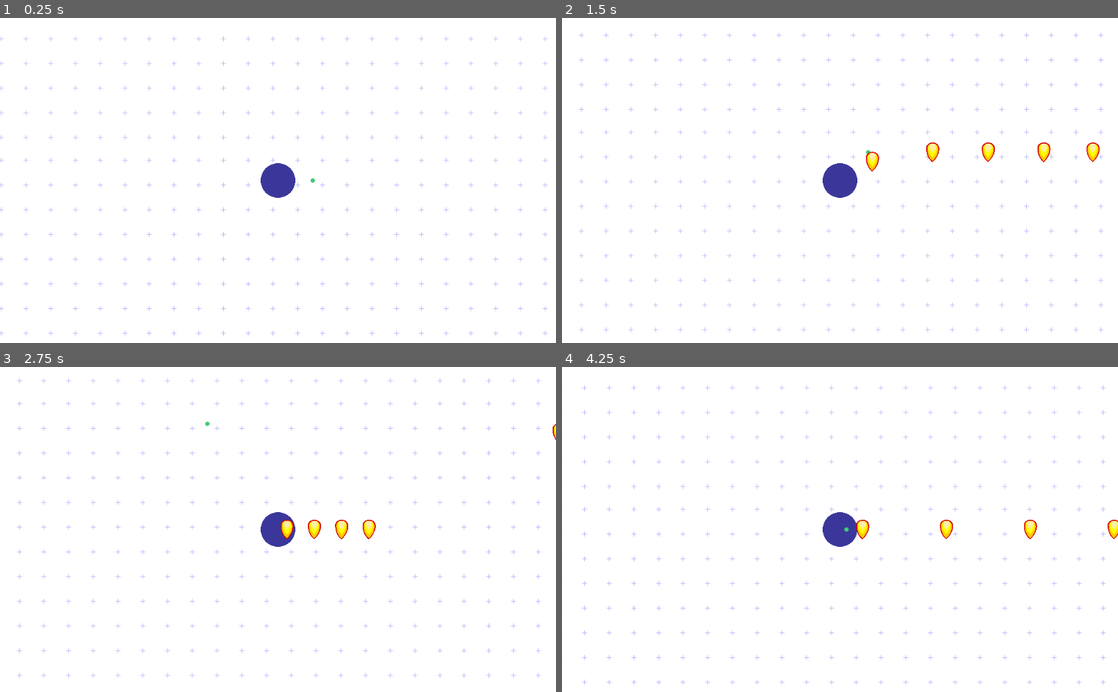
Above: before the commit, frames 1-4 (two rows, left to right).
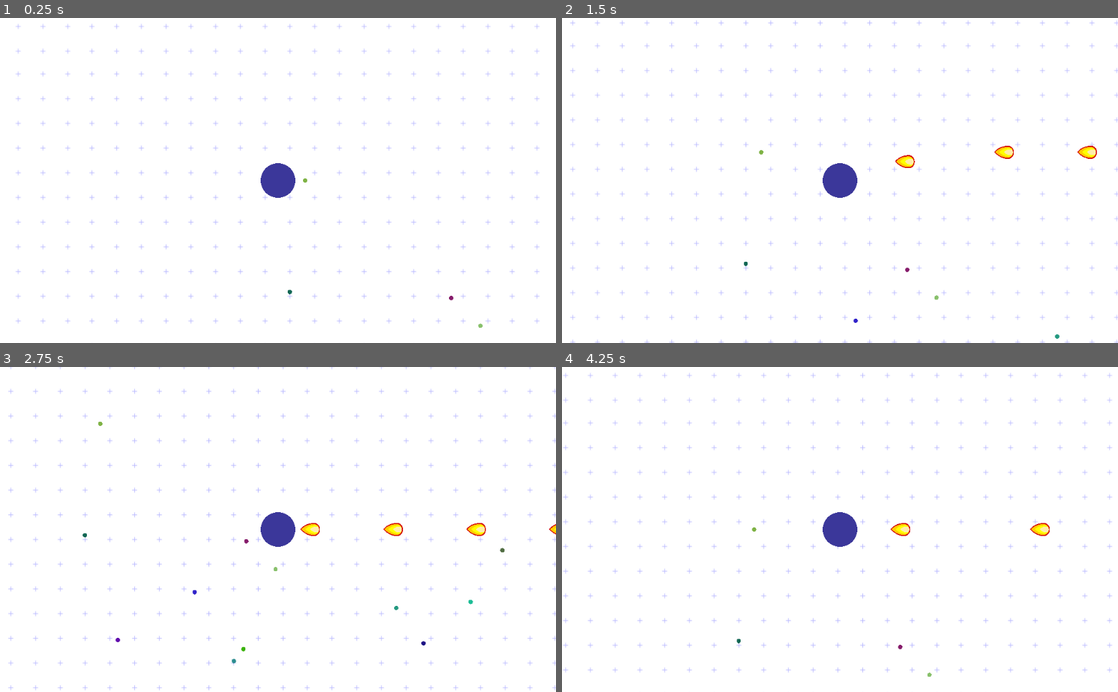
Above: after the commit, the same moments.

Repository: ItsSeaJay/april-2018-convenience-jam
Game: Godot game, scene res://Levels/Main.tscn
The game is run twice, just before and just after one commit, with the same random seed, the same clock (stepped at 60 frames per second) and the same inputs.
Inputs (mouse positions are in pixels of both pictures, inside the frame that each line leads up to):
- Up to frame 1 (0.25 s): no input
- Up to frame 2 (1.5 s): tap Enter at 0.5 s; move the mouse to (962, 164) at 0.52 s; press the mouse at (962, 164) at 0.53 s; hold Right (move_right) 0.53-1.28 s; move the mouse to (728, 196) at 1.27 s; release the mouse at (728, 196) at 1.28 s; hold Down (move_down) from 1.28 s (still down); click (728, 196) at 1.35 s
- Up to frame 3 (2.75 s): move the mouse to (333, 458) at 2.02 s; release Down (move_down) at 2.03 s; press the mouse at (333, 458) at 2.03 s; hold Right (move_right) from 2.03 s (still down)
- Up to frame 4 (4.25 s): move the mouse to (812, 594) at 2.77 s; release Right (move_right) at 2.78 s; release the mouse at (812, 594) at 2.78 s; hold Up (move_up) 2.78-3.53 s; click (812, 594) at 2.85 s; move the mouse to (1006, 578) at 3.52 s; press the mouse at (1006, 578) at 3.53 s; hold Left (move_left) from 3.53 s (still down)

The runs differ from the first frame. In frame 1, 2.5% of the frame differs, in the area x 0-99%, y 1-98%; in frame 2, 3.3%; in frame 3, 3.3%, in the area x 1-100%, y 0-100%; in frame 4, 3.1%.

Commit message:
Fix drawing issue with food and scale hitbox to player radius

Diff:
--- a/April2018ConvenienceJam/Entities/Player.gd
+++ b/April2018ConvenienceJam/Entities/Player.gd
@@ -35,6 +35,9 @@
 		# Set the transform of the new instance
 		instance.position = position
 
+		# Rotate the bullet to face the direction we're aiming at
+		#instance.rotation
+
 		# Drop that instance into the world
 		world.add_child(instance)
 
--- a/April2018ConvenienceJam/Entities/Player.tscn
+++ b/April2018ConvenienceJam/Entities/Player.tscn
@@ -1,6 +1,7 @@
-[gd_scene load_steps=3 format=2]
+[gd_scene load_steps=4 format=2]
 
 [ext_resource path="res://Entities/Player.gd" type="Script" id=1]
+[ext_resource path="res://Entities/RadialHitbox.gd" type="Script" id=2]
 
 [sub_resource type="CircleShape2D" id=1]
 
@@ -9,8 +10,9 @@
 radius = 8.0
 speed = 256.0
 
-[node name="CollisionShape2D" type="CollisionShape2D" parent="."]
+[node name="RadialHitbox" type="CollisionShape2D" parent="."]
 shape = SubResource( 1 )
+script = ExtResource( 2 )
 
 [node name="Camera2D" type="Camera2D" parent="."]
 current = true
--- /dev/null
+++ b/April2018ConvenienceJam/Entities/RadialHitbox.gd
@@ -0,0 +1,7 @@
+extends CollisionShape2D
+
+# The percentage of the area that this hitbox should cover
+export var area_percentage = 66.0
+
+func _process(delta):
+	self.shape.radius = get_parent().radius * (area_percentage / 100.0)
--- a/April2018ConvenienceJam/Levels/Main.tscn
+++ b/April2018ConvenienceJam/Levels/Main.tscn
@@ -1,8 +1,9 @@
-[gd_scene load_steps=4 format=2]
+[gd_scene load_steps=5 format=2]
 
 [ext_resource path="res://Backgrounds/CrossGrid.png" type="Texture" id=1]
 [ext_resource path="res://Entities/Player.tscn" type="PackedScene" id=2]
-[ext_resource path="res://Spawners/Feeder.gd" type="Script" id=3]
+[ext_resource path="res://Pickups/Food.tscn" type="PackedScene" id=3]
+[ext_resource path="res://Spawners/Feeder.tscn" type="PackedScene" id=4]
 
 [node name="Main" type="Node2D"]
 
@@ -10,15 +11,19 @@
 position = Vector2( -10.0702, 10.0701 )
 texture = ExtResource( 1 )
 region_enabled = true
-region_rect = Rect2( 0, 0, 2048, 2048 )
+region_rect = Rect2( 0, 0, 9999, 9999 )
+__meta__ = {
+"_edit_lock_": true
+}
 
 [node name="Player" parent="." instance=ExtResource( 2 )]
 color = Color( 0.235294, 0.219608, 0.607843, 1 )
 radius = 32.0
 cooldown = 0.2
 
-[node name="Feeder" type="Node2D" parent="."]
-script = ExtResource( 3 )
-population_limit = Vector2( 1, 1 )
+[node name="Food" parent="." instance=ExtResource( 3 )]
+position = Vector2( 50, 0 )
 
-[node name="Debugger" type="Node" parent="."]
+[node name="Feeder" parent="." instance=ExtResource( 4 )]
+size = Vector2( 5555, 5555 )
+population_limit = Vector2( 512, 1024 )
--- a/April2018ConvenienceJam/Pickups/Food.gd
+++ b/April2018ConvenienceJam/Pickups/Food.gd
@@ -1,4 +1,4 @@
-extends StaticBody2D
+extends Area2D
 
 export var radius : float = 4.0
 
@@ -11,7 +11,8 @@
 	color = get_random_color()
 
 func _draw():
-	draw_circle(position, radius, color)
+	# The drawing needs to be aligned to the collision shape for some reason?
+	draw_circle(collision_shape.position, radius, color)
 
 func get_random_color():
 	return Color(randf(), randf(), randf())
--- a/April2018ConvenienceJam/Pickups/Food.tscn
+++ b/April2018ConvenienceJam/Pickups/Food.tscn
@@ -4,8 +4,11 @@
 
 [sub_resource type="CircleShape2D" id=1]
 
-[node name="Food" type="StaticBody2D"]
+[node name="Food" type="Area2D"]
 script = ExtResource( 1 )
 
 [node name="CollisionShape2D" type="CollisionShape2D" parent="."]
 shape = SubResource( 1 )
+__meta__ = {
+"_edit_lock_": true
+}
--- a/April2018ConvenienceJam/Projectiles/Bullet.gd
+++ b/April2018ConvenienceJam/Projectiles/Bullet.gd
@@ -1,6 +1,6 @@
 extends Area2D
 
-export var speed = 512
+export var speed = 1024
 
 func _process(delta):
-	translate(Vector2(speed * delta, 0.0))
+	translate(Vector2(cos(rotation) * speed * delta, sin(rotation) * speed * delta))
--- a/April2018ConvenienceJam/Projectiles/Bullet.tscn
+++ b/April2018ConvenienceJam/Projectiles/Bullet.tscn
@@ -13,5 +13,6 @@
 
 [node name="Sprite" type="Sprite" parent="."]
 position = Vector2( -2.27374e-013, 0 )
+rotation = 1.5708
 scale = Vector2( 0.0368098, 0.0368098 )
 texture = ExtResource( 2 )
--- a/April2018ConvenienceJam/Spawners/Feeder.gd
+++ b/April2018ConvenienceJam/Spawners/Feeder.gd
@@ -1,4 +1,4 @@
-extends Node2D
+extends Node
 
 export var size : Vector2 = Vector2(640, 480)
 export var population_limit : Vector2 = Vector2(128, 256)
@@ -17,8 +17,7 @@
 		var instance = food.instance()
 
 		# Move that instance to a random position between nodes
-		#instance.set_global_position(Vector2(randf() * size.x, randf() * size.y))
-		instance.set_global_position(Vector2(32.0, 0.0))
+		instance.set_global_position(Vector2(randf() * size.x, randf() * size.y))
 
 		# Add that node as a child in the scene tree
 		add_child(instance)
--- /dev/null
+++ b/April2018ConvenienceJam/Spawners/Feeder.tscn
@@ -0,0 +1,7 @@
+[gd_scene load_steps=2 format=2]
+
+[ext_resource path="res://Spawners/Feeder.gd" type="Script" id=1]
+
+[node name="Feeder" type="Node"]
+script = ExtResource( 1 )
+population_limit = Vector2( 1, 1 )
